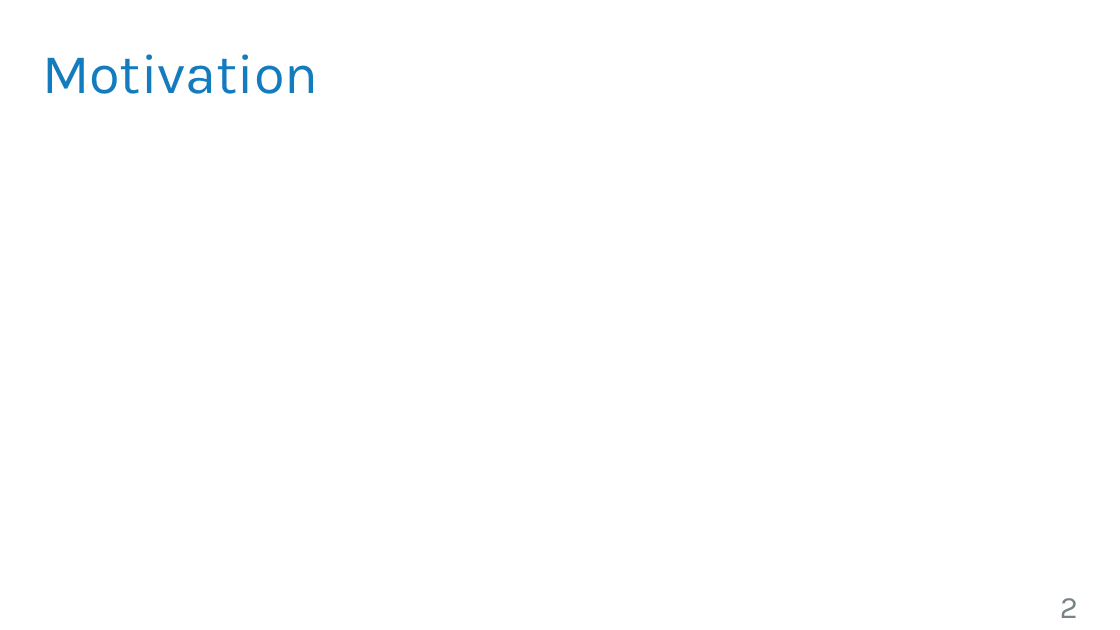
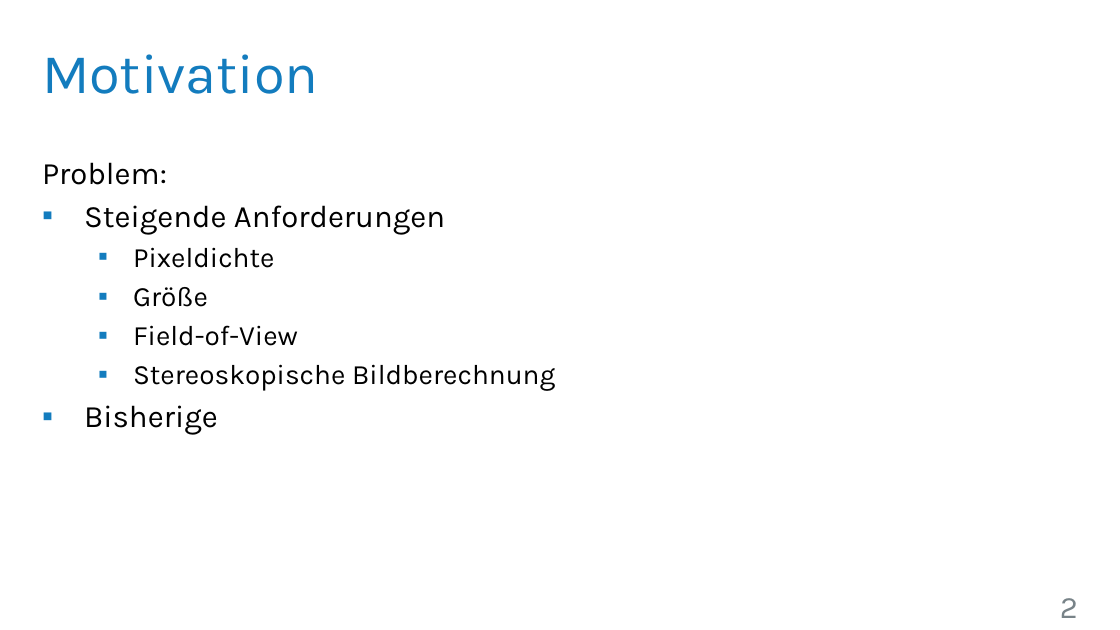
Before and after one commit to UniStuttgart-VISUS/FoveatedVolumeRendering, a slide deck: slide 2 of Dokumente/Vortrag/Wahrnehmungsorientiertes_Volumen-Rendering.pptx. Drawn at 1120x630 pixels with LibreOffice and Linux fonts; fonts in the diff are those of the drawing; background and template pictures are left out. Boxes give left, top, right and bottom in pixels: in the first picture for what was removed or moved away, otherwise in the second. Text is boxed around its words. In the diff, an @@ line names an element or a change of style, - is before the commit and + after.

Commit message:
Vortrag: minimale Änderungen.

```diff
--- a/Dokumente/Vortrag/Wahrnehmungsorientiertes_Volumen-Rendering.pptx
+++ b/Dokumente/Vortrag/Wahrnehmungsorientiertes_Volumen-Rendering.pptx
@@ text added at [42,162,555,435], 18 pt, text #000000 @@
+Problem:
+▪ Steigende Anforderungen
+  ▪ Pixeldichte
+  ▪ Größe
+  ▪ Field-of-View
+  ▪ Stereoskopische Bildberechnung
+▪ Bisherige
```
